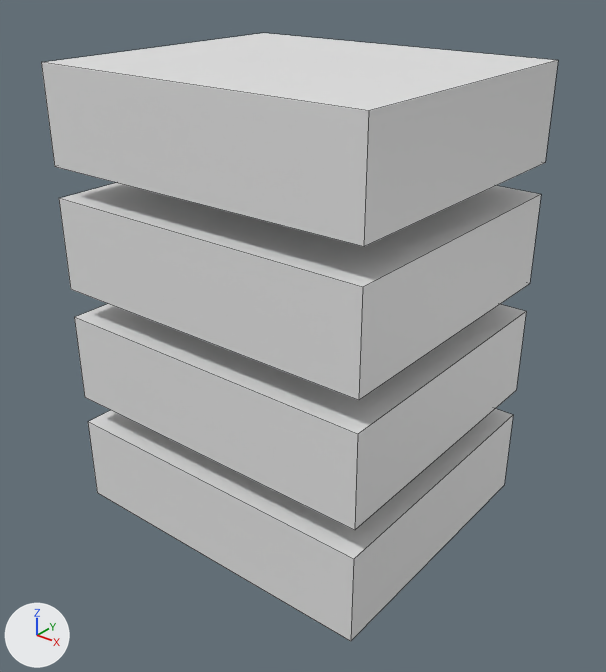
Before and after pictures for a commit that changed the Blender file assets/beta/computer.blend.
Rendered twice from a camera (50 mm lens) standing at (10.5, -12.76, 18.29) and looking at (0.15, 0.18, 10.26). The axes (+X, +Y, +Z) are drawn at lower left. The lights are the same throughout. The first picture is the older version. Mesh edges are drawn as thin lines.

In view in the first picture: 'Server 0', 'Server 1', 'Server 2', 'Server 3'.
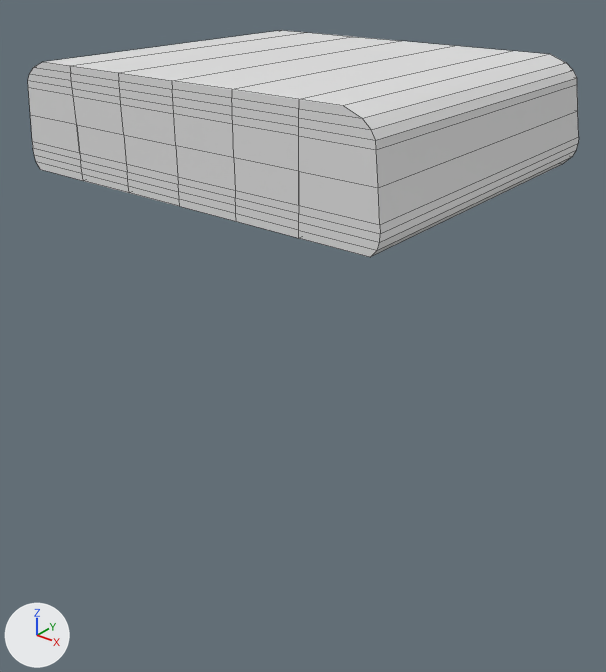
Boxes (x1, y1, x2, y2) around the edits, measured in the pictures (606 x 672 px):
'Server 0', reshaped, moved, modifiers changed (7% wider, 6% taller): before (41, 33, 558, 247); after (28, 30, 579, 257)
'Server 1', hidden: before (59, 183, 541, 400)
'Server 2', hidden: before (74, 304, 526, 530)
'Server 3', hidden: before (88, 409, 513, 641)
part 1 of me_cube_001, reshaped: before (41, 33, 558, 641); after (28, 30, 579, 257)

The change, as a diff of the scene's bpy script:
```diff
--- a/assets/beta/computer.blend.py
+++ b/assets/beta/computer.blend.py
@@ me_cube_001 @@
 # used by ob_server_3; location = (0.0, -20.93, 5.89)
-me_cube_001.from_pydata(...)  # 8 vertices, 6 faces; spans x -3.77..3.77, y 18.05..24.47, z 0.14..2.14
+me_cube_001.from_pydata(...)  # 106 vertices, 76 faces; spans x 0.0..4.16, y 17.86..25.08, z 0.08..2.2
+# me_cube_001 part 1: the whole mesh is rebuilt
 me_cube_001.materials.append(mat_material)
@@ ob_server_3 @@
 ob_server_3.location = (0.0, -20.93, 5.89)
+ob_server_3.hide_set(True)
@@ ob_server_2 @@
 ob_server_2.location = (0.0, -20.93, 8.55)
+ob_server_2.hide_set(True)
@@ ob_server_1 @@
 ob_server_1.location = (0.0, -20.93, 11.2)
+ob_server_1.hide_set(True)
@@ ob_server_0 @@
 ob_server_0 = bpy.data.objects.new('Server 0', me_cube_001)
-ob_server_0.location = (0.0, -20.93, 13.86)
+ob_server_0.location = (0.0, -20.92, 13.86)
+_m = ob_server_0.modifiers.new('Зеркало', 'MIRROR')
+_m.use_clip = True
```
